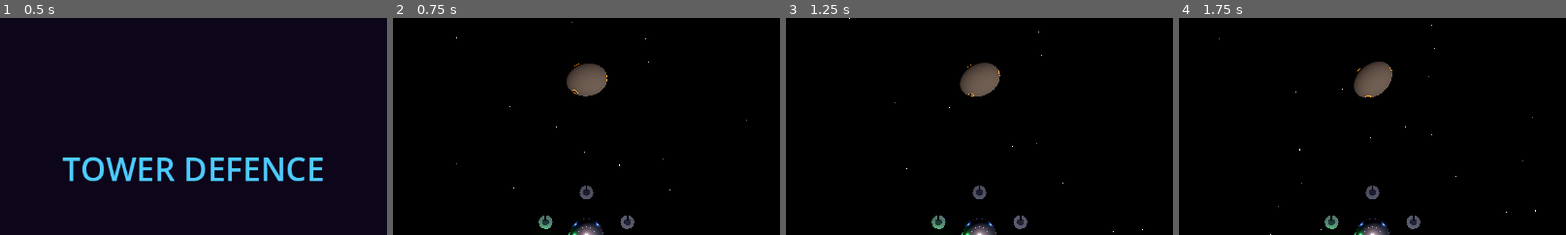
Above: before the commit, frames 1-4 (left to right).
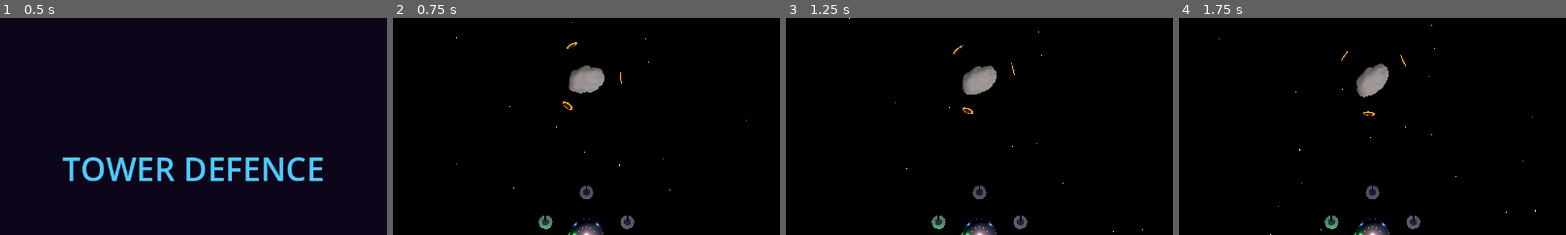
Above: after the commit, the same moments.

Repository: rgjhawkins/towerdefence
Game: Godot game, scene res://main_menu.tscn
Two runs of this game, one before a commit and one after it. Both use one fixed random seed, a clock stepped at 60 frames per second and the inputs below.
Inputs (mouse positions are % of the whole screen's width and height, from its top left):
- Up to frame 1 (0.5 s): no input
- Up to frame 2 (0.75 s): click "Start Game" at 0.5 s
- Up to frame 3 (1.25 s): no input
- Up to frame 4 (1.75 s): move the mouse to (72, 45) at 1.27 s; hold D from 1.28 s (still down); click (72, 45) at 1.42 s
The pictures show only the part of the screen within x 25-75%, y 0-50%; the shares and areas given below are measured in that part.

Frame 1 is identical in both runs. In frame 2, 1.3% of the frame differs, in the area x 43-60%, y 11-43%; in frame 3, 1.3%; in frame 4, 1.3%.

Commit message:
Replace procedural asteroid sphere with Blender-generated GLB mesh
Co-Authored-By: Claude Sonnet 4.6 <noreply@anthropic.com>

Diff:
--- a/asteroid_field.gd
+++ b/asteroid_field.gd
@@ -4,7 +4,7 @@
 const ASTEROID_RADIUS := 2.0
 const NUM_HOLES := 3
 
-var _mesh: MeshInstance3D
+var _mesh: Node3D
 var _body: StaticBody3D
 var _hole_markers: Array[Node3D] = []
 
@@ -18,16 +18,9 @@
 	_body.set_meta("radius", ASTEROID_RADIUS)
 	add_child(_body)
 
-	var mesh_inst := MeshInstance3D.new()
-	var sphere := SphereMesh.new()
-	sphere.radius = ASTEROID_RADIUS
-	sphere.height = ASTEROID_RADIUS * 2.0
-	var mat := StandardMaterial3D.new()
-	mat.albedo_color = Color(0.3, 0.25, 0.2, 1)
-	mat.roughness = 1.0
-	sphere.material = mat
-	mesh_inst.mesh = sphere
-	mesh_inst.scale = Vector3(1.2, 0.8, 0.9)
+	var asteroid_scene: PackedScene = load("res://assets/asteroid.glb")
+	var mesh_inst := asteroid_scene.instantiate() as Node3D
+	mesh_inst.scale = Vector3.ONE * ASTEROID_RADIUS
 	_body.add_child(mesh_inst)
 	_mesh = mesh_inst
 
Binary file added: assets/asteroid.glb
Not shown, added: assets/gen_asteroid.py
